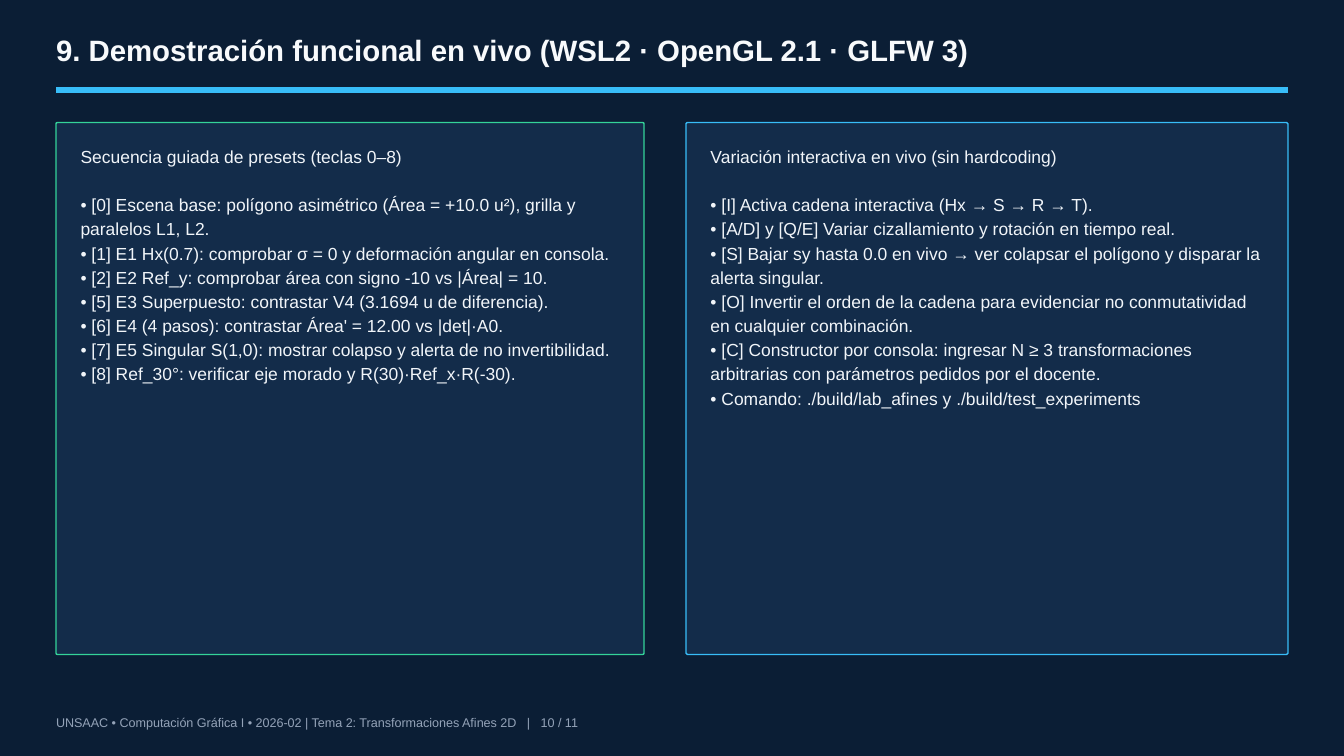
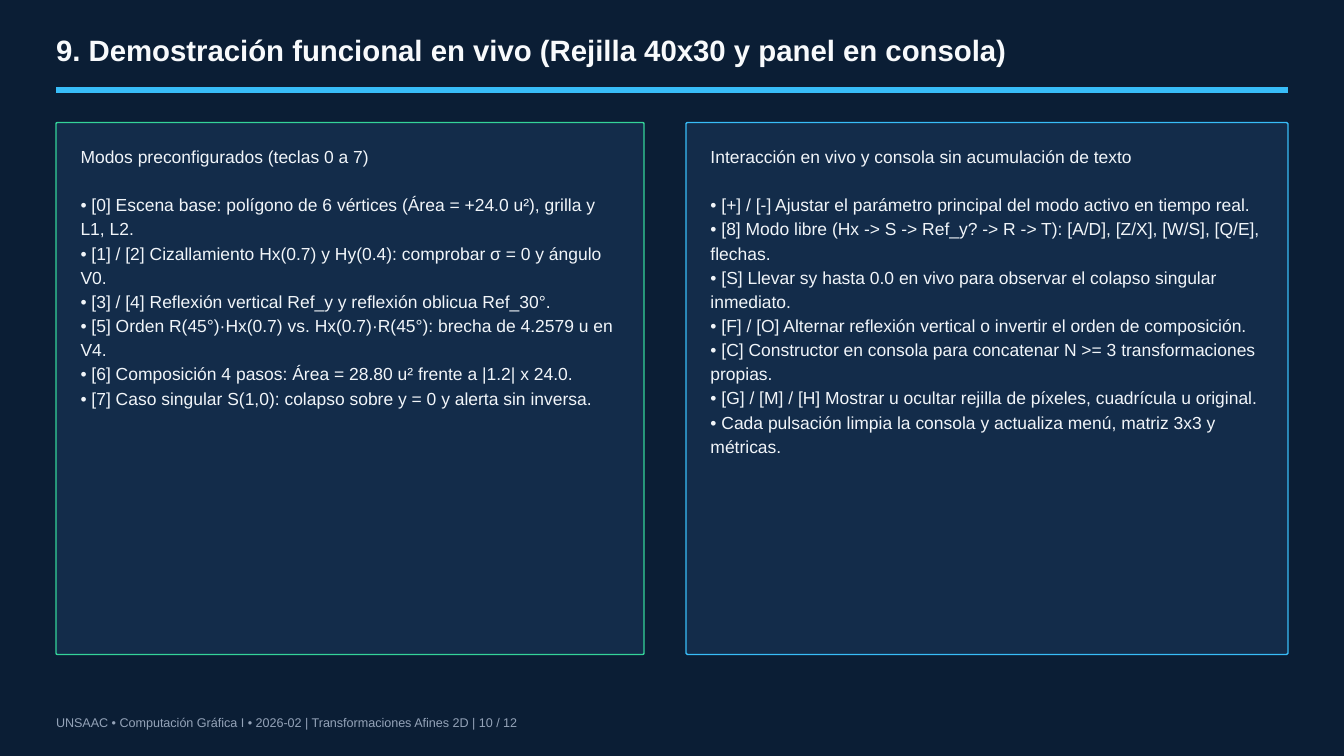
Before and after one commit to LucianFBC/cg1-tema2-transformaciones-afines-2d, a slide deck: slide 10 of presentacion/Presentacion_Tema2.pptx. Drawn at 1344x756 pixels with LibreOffice and Linux fonts; fonts in the diff are those of the drawing. Boxes give left, top, right and bottom in pixels: in the first picture for what was removed or moved away, otherwise in the second. Text is boxed around its words. In the diff, an @@ line names an element or a change of style, - is before the commit and + after.

Commit message:
docs(presentacion): actualizar presentacion a 12 diapositivas, respaldos PDF/PPTX, guion y README

```diff
--- a/presentacion/Presentacion_Tema2.pptx
+++ b/presentacion/Presentacion_Tema2.pptx
@@ text at <box>56,39,1006,67</box>: text changed @@
-9. Demostración funcional en vivo (WSL2 · OpenGL 2.1 · GLFW 3)
+9. Demostración funcional en vivo (Rejilla 40x30 y panel en consola)
@@ text at <box>81,150,612,408</box>: text changed @@
-Secuencia guiada de presets (teclas 0–8)
-• [0] Escena base: polígono asimétrico (Área = +10.0 u²), grilla y paralelos L1, L2.
-• [1] E1 Hx(0.7): comprobar σ = 0 y deformación angular en consola.
-• [2] E2 Ref_y: comprobar área con signo -10 vs |Área| = 10.
-• [5] E3 Superpuesto: contrastar V4 (3.1694 u de diferencia).
-• [6] E4 (4 pasos): contrastar Área' = 12.00 vs |det|·A0.
-• [7] E5 Singular S(1,0): mostrar colapso y alerta de no invertibilidad.
-• [8] Ref_30°: verificar eje morado y R(30)·Ref_x·R(-30).
+Modos preconfigurados (teclas 0 a 7)
+• [0] Escena base: polígono de 6 vértices (Área = +24.0 u²), grilla y L1, L2.
+• [1] / [2] Cizallamiento Hx(0.7) y Hy(0.4): comprobar σ = 0 y ángulo V0.
+• [3] / [4] Reflexión vertical Ref_y y reflexión oblicua Ref_30°.
+• [5] Orden R(45°)·Hx(0.7) vs. Hx(0.7)·R(45°): brecha de 4.2579 u en V4.
+• [6] Composición 4 pasos: Área = 28.80 u² frente a |1.2| x 24.0.
+• [7] Caso singular S(1,0): colapso sobre y = 0 y alerta sin inversa.
@@ text at <box>710,150,1260,453</box>: text changed @@
-Variación interactiva en vivo (sin hardcoding)
-• [I] Activa cadena interactiva (Hx → S → R → T).
-• [A/D] y [Q/E] Variar cizallamiento y rotación en tiempo real.
-• [S] Bajar sy hasta 0.0 en vivo → ver colapsar el polígono y disparar la alerta singular.
-• [O] Invertir el orden de la cadena para evidenciar no conmutatividad en cualquier combinación.
-• [C] Constructor por consola: ingresar N ≥ 3 transformaciones arbitrarias con parámetros pedidos por el docente.
-• Comando: ./build/lab_afines y ./build/test_experiments
+Interacción en vivo y consola sin acumulación de texto
+• [+] / [-] Ajustar el parámetro principal del modo activo en tiempo real.
+• [8] Modo libre (Hx -> S -> Ref_y? -> R -> T): [A/D], [Z/X], [W/S], [Q/E], flechas.
+• [S] Llevar sy hasta 0.0 en vivo para observar el colapso singular inmediato.
+• [F] / [O] Alternar reflexión vertical o invertir el orden de composición.
+• [C] Constructor en consola para concatenar N >= 3 transformaciones propias.
+• [G] / [M] / [H] Mostrar u ocultar rejilla de píxeles, cuadrícula u original.
+• Cada pulsación limpia la consola y actualiza menú, matriz 3x3 y métricas.
@@ text at <box>56,718,517,730</box>: text changed @@
-UNSAAC • Computación Gráfica I • 2026-02 | Tema 2: Transformaciones Afines 2D | 10 / 11
+UNSAAC • Computación Gráfica I • 2026-02 | Transformaciones Afines 2D | 10 / 12
```
Also in this commit, not shown: 9 other slides changed, 1 slide added, 14 other files.
